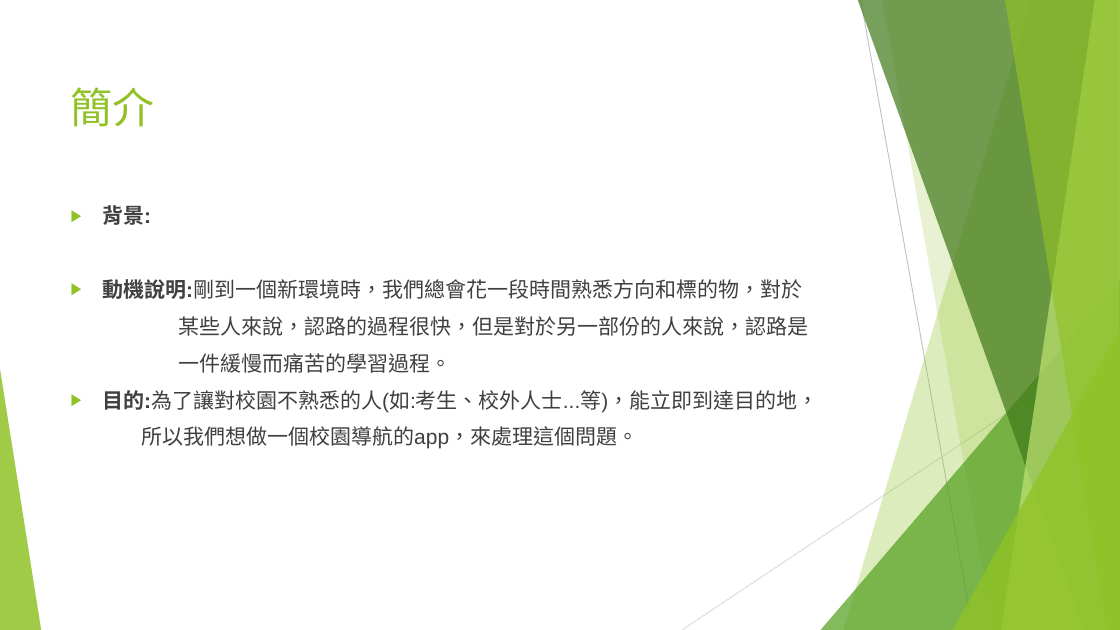
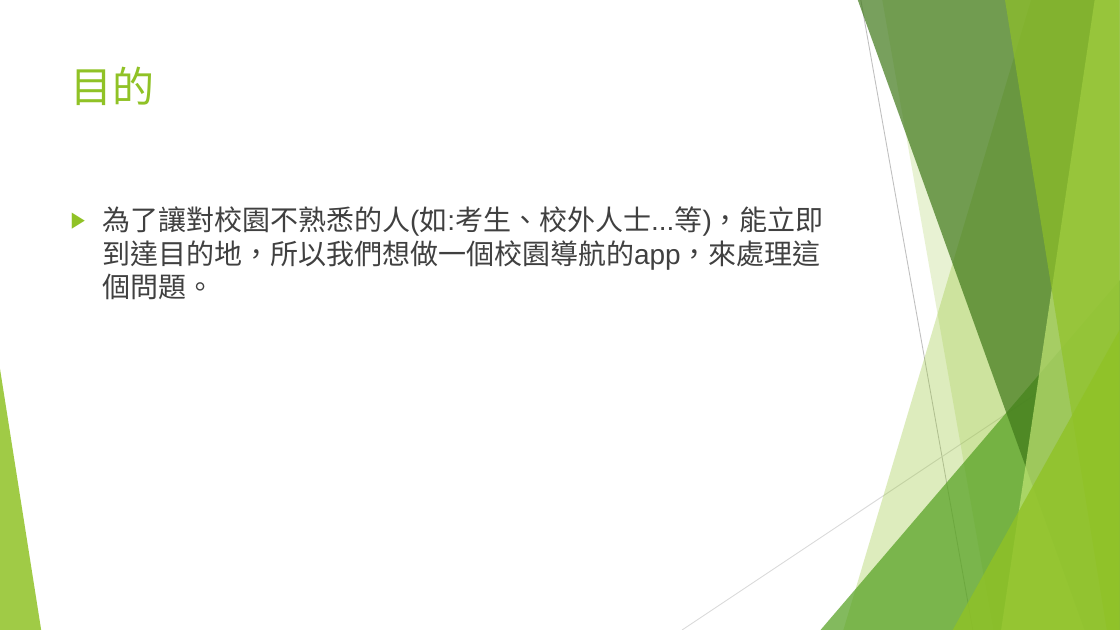
Before and after one commit to 0551102/107_SE_Team-10, a slide deck: slide 4 of 軟工期中v2.pptx (slide 2 before the commit). Drawn at 1120x630 pixels with LibreOffice and Linux fonts; fonts in the diff are those of the drawing. Boxes give left, top, right and bottom in pixels: in the first picture for what was removed or moved away, otherwise in the second. Text is boxed around its words. In the diff, an @@ line names an element or a change of style, - is before the commit and + after.

```diff
--- a/軟工期中v2.pptx
+++ b/軟工期中v2.pptx
@@ title removed at box(71, 87, 155, 127) @@
-簡介
@@ title added at box(71, 66, 155, 105), 36 pt, text #90C226 @@
+目的
@@ text at box(102, 206, 824, 300): text changed; size 18 to 24 pt @@
-▶ 背景:
-▶ 動機說明:剛到一個新環境時，我們總會花一段時間熟悉方向和標的物，對於
-某些人來說，認路的過程很快，但是對於另一部份的人來說，認路是
-一件緩慢而痛苦的學習過程。
-▶ 目的:為了讓對校園不熟悉的人(如:考生、校外人士...等)，能立即到達目的地，
-所以我們想做一個校園導航的app，來處理這個問題。
+▶ 為了讓對校園不熟悉的人(如:考生、校外人士...等)，能立即到達目的地，所以我們想做一個校園導航的app，來處理這個問題。
```
Also in this commit, not shown: 5 other slides changed, 4 slides added, 2 slides removed, 1 other file.
